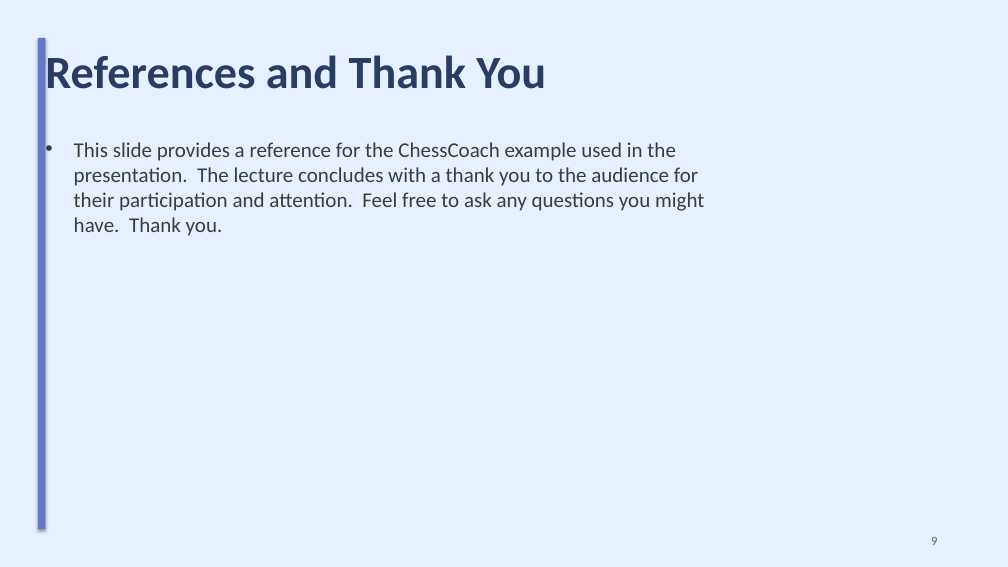
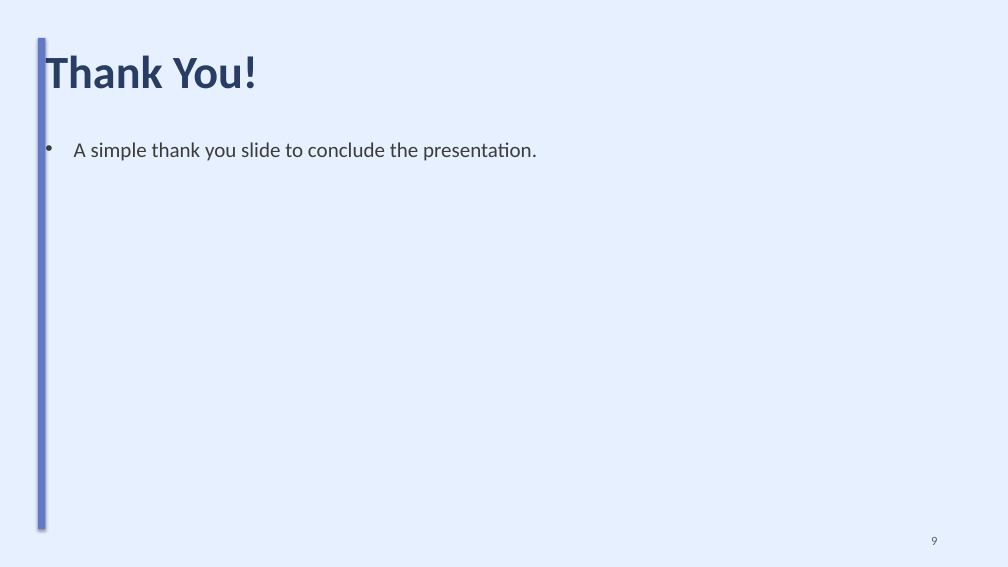
Before and after one commit to sanskarsri26/pdf-to-lecture, a slide deck: slide 9 of Styled_Slides.pptx. Drawn at 1008x567 pixels with LibreOffice and Linux fonts; fonts in the diff are those of the drawing. Boxes give left, top, right and bottom in pixels: in the first picture for what was removed or moved away, otherwise in the second. Text is boxed around its words. In the diff, an @@ line names an element or a change of style, - is before the commit and + after.

```diff
--- a/Styled_Slides.pptx
+++ b/Styled_Slides.pptx
@@ title at (x1=45, y1=49, x2=258, y2=99): text changed @@
-References and Thank You
+Thank You!
@@ text at (x1=74, y1=142, x2=537, y2=161): text changed @@
-• This slide provides a reference for the ChessCoach example used in the presentation. The lecture concludes with a thank you to the audience for their participation and attention. Feel free to ask any questions you might have. Thank you.
+• A simple thank you slide to conclude the presentation.
```
Also in this commit, not shown: 7 other slides changed, 1 slide added, 1 slide removed, 6 other files.
